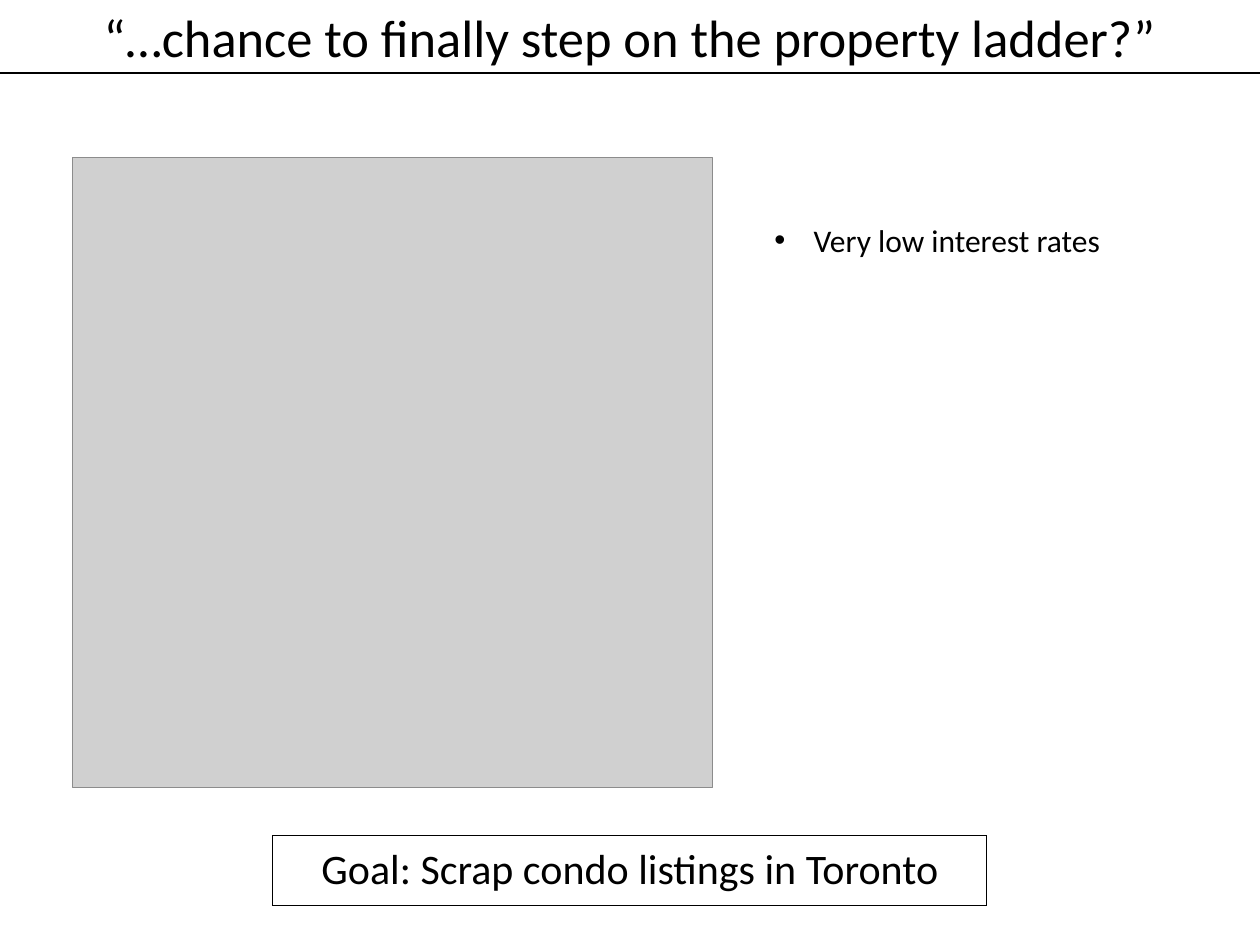
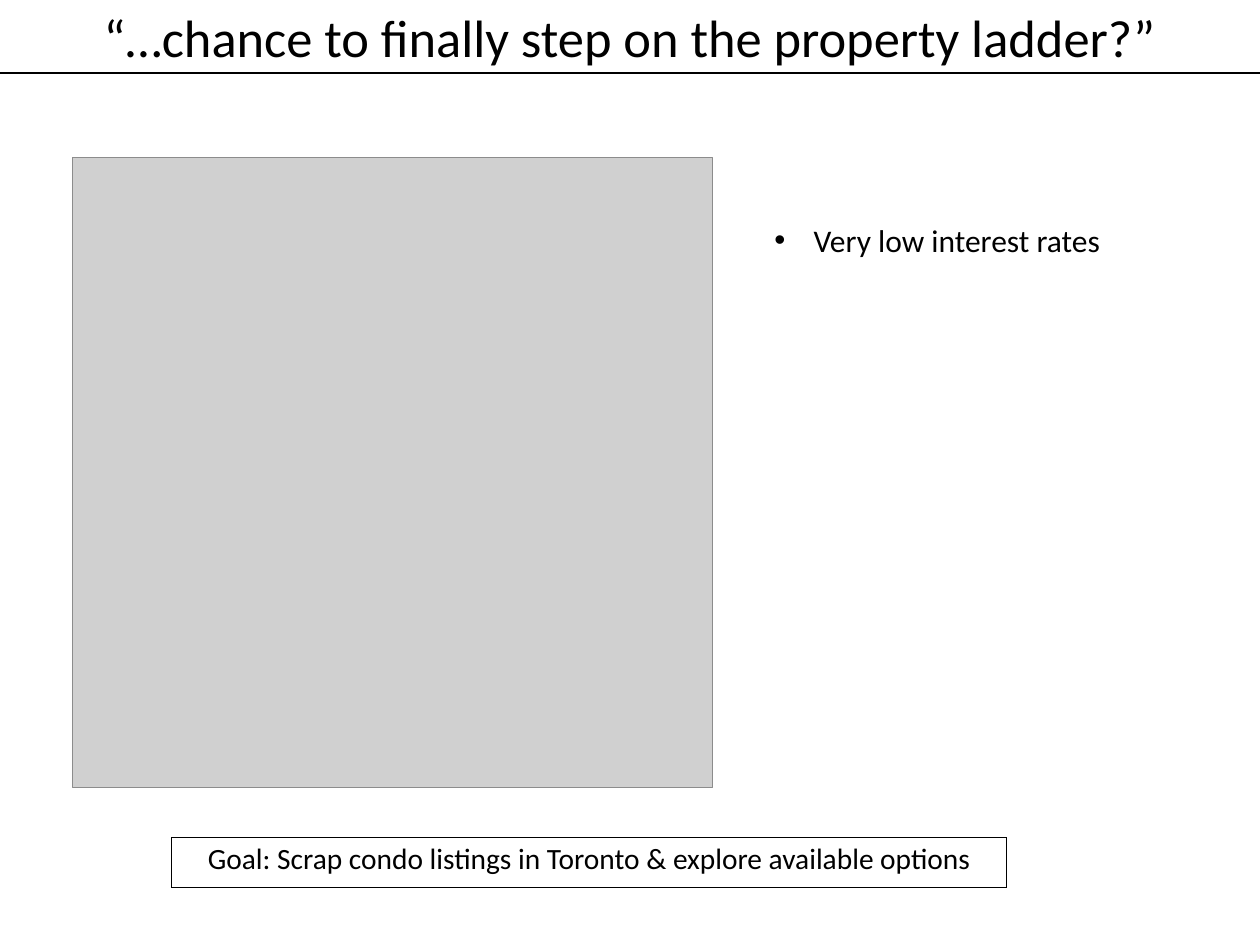
Before and after one commit to ffalohy/Toronto_listings_Part-I-Webscraping, a slide deck: slide 2 of Assignment#1.pptx. Drawn at 1260x945 pixels with LibreOffice and Linux fonts; fonts in the diff are those of the drawing; grey boxes stand for pictures. Boxes give left, top, right and bottom in pixels: in the first picture for what was removed or moved away, otherwise in the second. Text is boxed around its words. In the diff, an @@ line names an element or a change of style, - is before the commit and + after.

```diff
--- a/Assignment#1.pptx
+++ b/Assignment#1.pptx
@@ rectangle "Goal: Scrap condo listings in ...": place and size @@
-rectangle "Goal: Scrap condo listings in ..." at bbox=[273, 835, 988, 906]
+rectangle "Goal: Scrap condo listings in ..." at bbox=[171, 837, 1007, 887]
@@ text in rectangle at bbox=[208, 848, 970, 874]: text changed; size 24 to 16.8 pt @@
-Goal: Scrap condo listings in Toronto
+Goal: Scrap condo listings in Toronto & explore available options
```
Also in this commit, not shown: 10 slides added, 1 slide removed, 3 other files.
